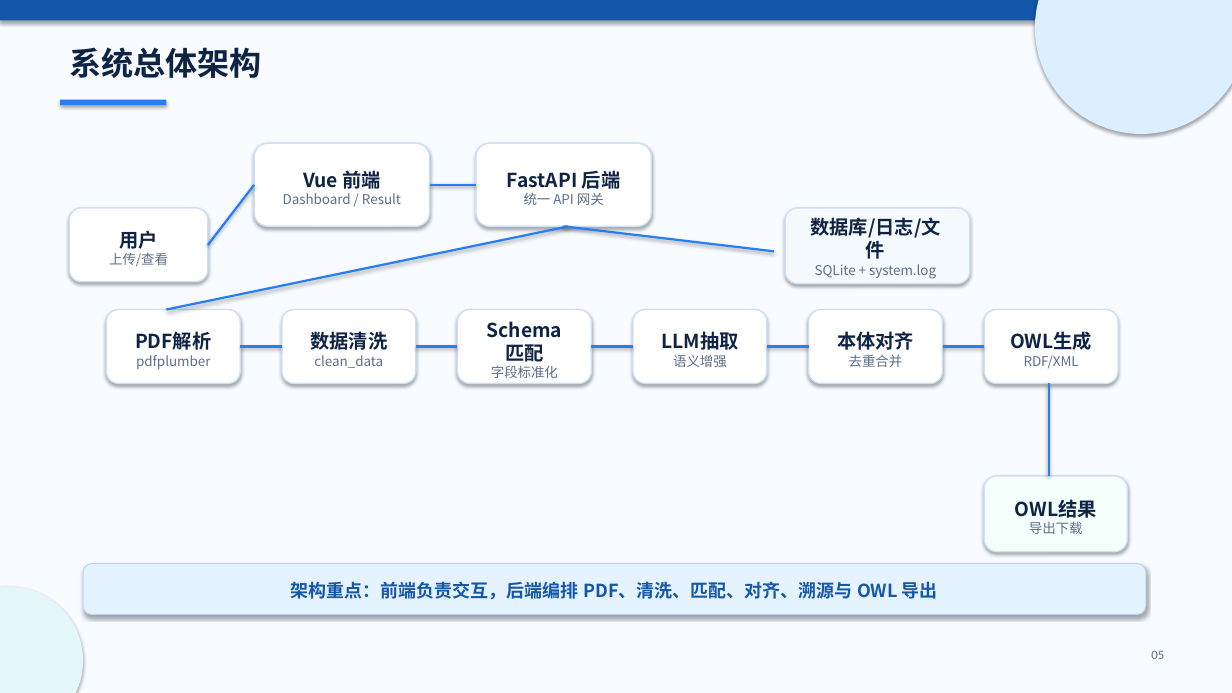
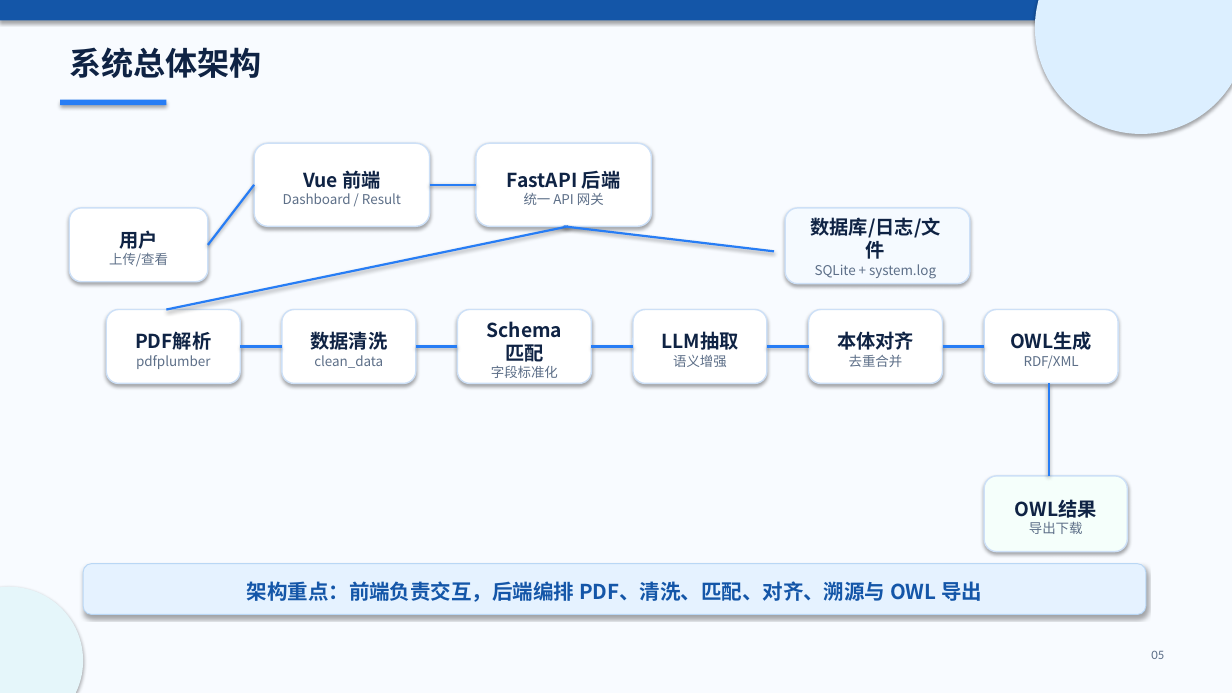
Before and after one commit to czx812/edu-ontology-system, a slide deck: slide 5 of docs/基于大模型智能体的教育本体构建系统_成果展示版.pptx. Drawn at 1232x693 pixels with LibreOffice and Linux fonts; fonts in the diff are those of the drawing. Boxes give left, top, right and bottom in pixels: in the first picture for what was removed or moved away, otherwise in the second. Text is boxed around its words. In the diff, an @@ line names an element or a change of style, - is before the commit and + after.

```diff
--- a/docs/基于大模型智能体的教育本体构建系统_成果展示版.pptx
+++ b/docs/基于大模型智能体的教育本体构建系统_成果展示版.pptx
@@ text "架构重点：前端负责交互，后端编排 PDF、清洗、匹配、对齐、溯源与 OWL 导出": place and size @@
-text "架构重点：前端负责交互，后端编排 PDF、清洗、匹配、对齐、溯源与 OWL 导出" at (291, 581, 938, 600)
+text "架构重点：前端负责交互，后端编排 PDF、清洗、匹配、对齐、溯源与 OWL 导出" at (247, 581, 982, 602)
@@ text "架构重点：前端负责交互，后端编排 PDF、清洗、匹配、对齐、溯源与 OWL 导出" at (247, 581, 982, 602): size 14 to 16 pt @@
```
Also in this commit, not shown: 8 other slides changed, 3 slides added, 29 other files.
